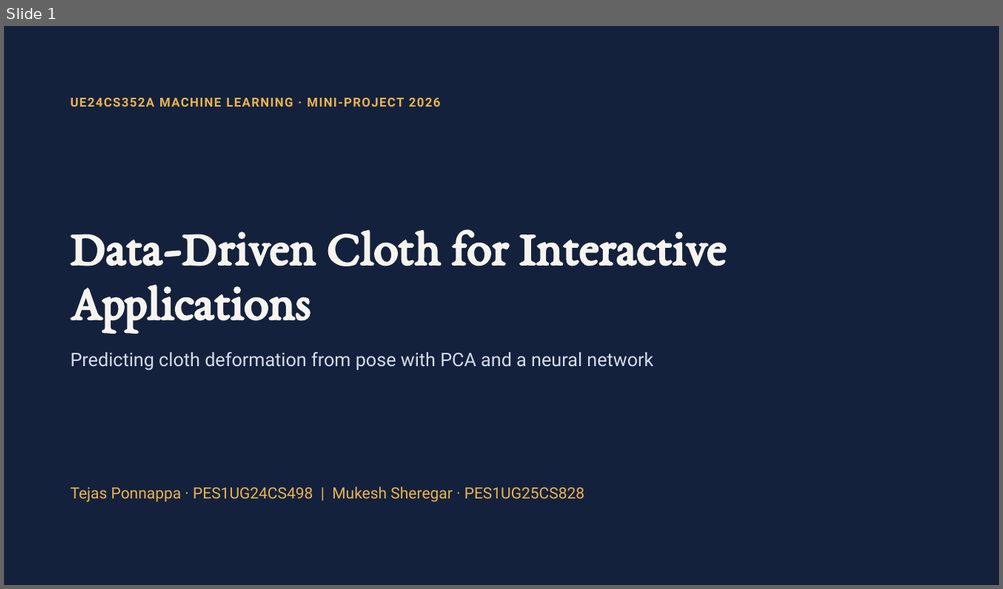
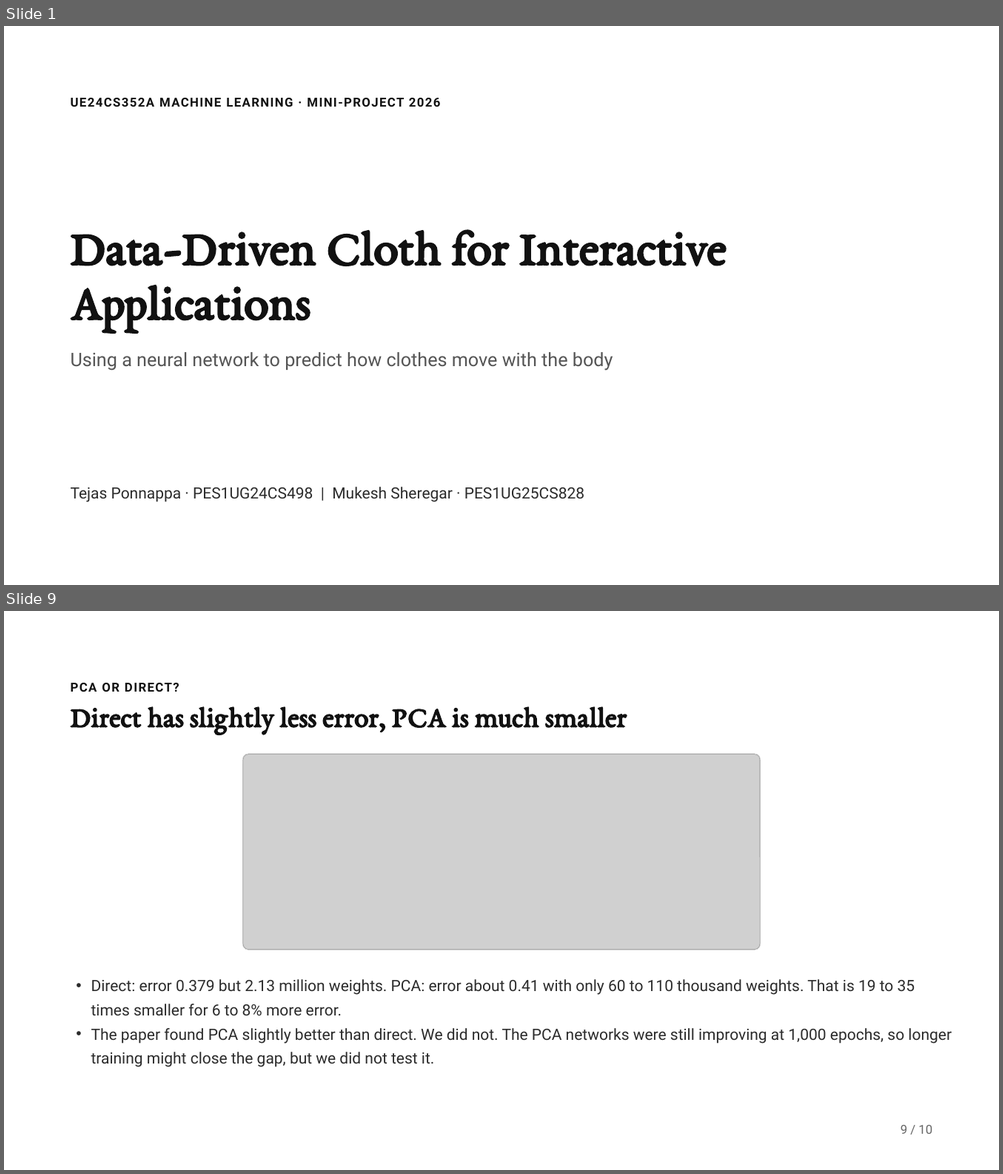
Before and after one commit to TejasPonnappa/data-driven-cloth-ml, a slide deck: docs/Data-Driven Cloth ML Mini-Project.pptx. Shown one above the other, each under a label of ours: slide 1 before the commit, slides 1 and 9 after it; the slides between them are not shown. The pictures are 1003x589 and 1003x1174 pixels, drawn with LibreOffice and Linux fonts; fonts in the diff are those of the drawing; grey boxes stand for pictures. Boxes give left, top, right and bottom in pixels: in the first picture for what was removed or moved away, otherwise in the second. Text is boxed around its words. In the diff, an @@ line names an element or a change of style, - is before the commit and + after.

```diff
--- a/docs/Data-Driven Cloth ML Mini-Project.pptx
+++ b/docs/Data-Driven Cloth ML Mini-Project.pptx
@@ slide 9 added at (4, 611, 999, 1170), background #FFFFFF @@
@@ text added at (71, 683, 179, 692), 12 pt, text #111111, bold @@
+PCA OR DIRECT?
@@ title added at (71, 706, 626, 735), 28 pt, text #111111, bold @@
+Direct has slightly less error, PCA is much smaller
@@ picture added at (243, 755, 760, 950) @@
@@ rounded rectangle added at (243, 754, 760, 950), outline #D9D9D9 0.5 pt @@
@@ text added at (91, 980, 951, 1068), 15 pt, text #2B2B2B @@
+• Direct: error 0.379 but 2.13 million weights. PCA: error about 0.41 with only 60 to 110 thousand weights. That is 19 to 35 times smaller for 6 to 8% more error.
+• The paper found PCA slightly better than direct. We did not. The PCA networks were still improving at 1,000 epochs, so longer training might close the gap, but we did not test it.
@@ text added at (900, 1125, 932, 1134), 12 pt, text #666666 @@
+9 / 10
@@ slide 1 changed as well @@
@@ background #14213D to #FFFFFF @@
@@ text "UE24CS352A MACHINE LEARNING · MINI-PROJECT ..." at (71, 98, 441, 107): text colour #E9B44C to #111111 @@
@@ title "Data-Driven Cloth for Interactive Applications" at (71, 230, 726, 332): text colour #F6F4EE to #111111 @@
@@ text at (71, 352, 613, 371): text changed; text colour #D5DCE8 to #555555 @@
-Predicting cloth deformation from pose with PCA and a neural network
+Using a neural network to predict how clothes move with the body
@@ text "Tejas Ponnappa · PES1UG24CS498 | ..." at (71, 487, 584, 503): text colour #E9B44C to #2B2B2B @@
```
Also in this commit, not shown: 1 other slide changed, 7 other slides added, 11 slides removed.
